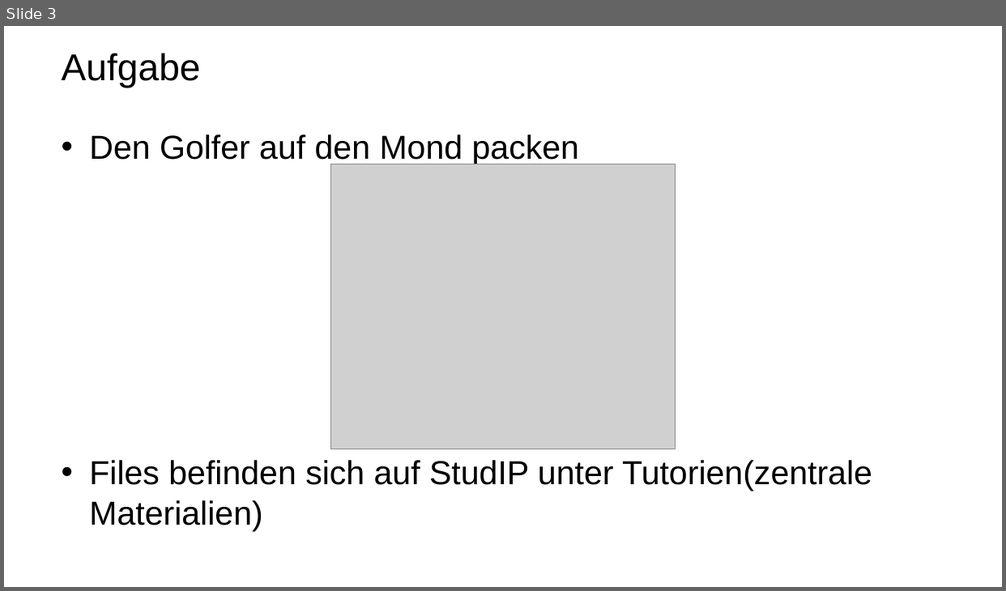
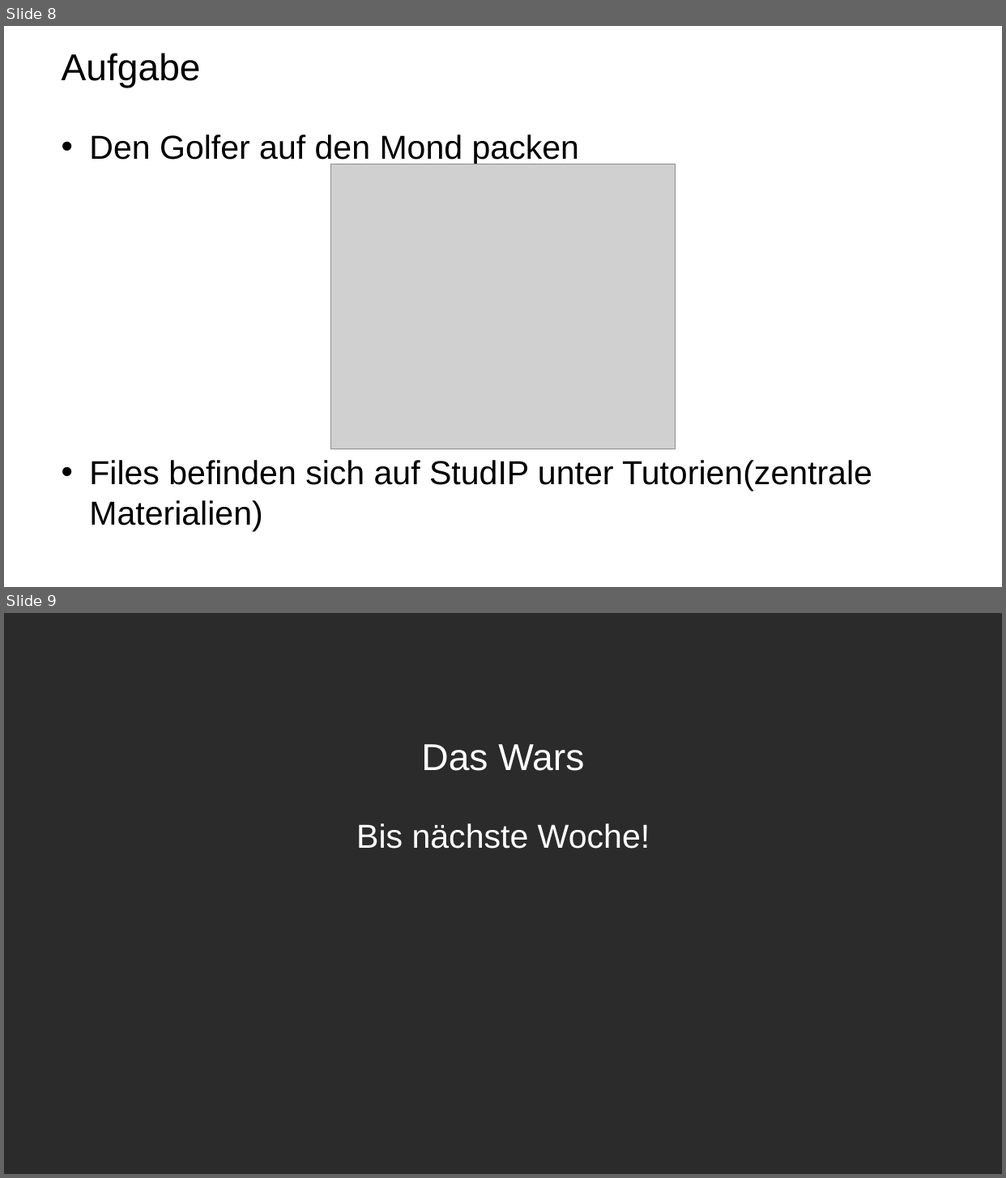
Before and after one commit to leolion3/University_Stuff, a slide deck: Medieninformatik 1/temp/MI1-8--12.12.2019.pptx. Shown one above the other, each under a label of ours: slide 3 before the commit, slides 8 and 9 after it. The pictures are 1006x591 and 1006x1178 pixels, drawn with LibreOffice and Linux fonts; fonts in the diff are those of the drawing; grey boxes stand for pictures; background and template pictures are left out; a plain dark background stands for a picture behind light text. Boxes give left, top, right and bottom in pixels: in the first picture for what was removed or moved away, otherwise in the second. Text is boxed around its words. In the diff, an @@ line names an element or a change of style, - is before the commit and + after.

```diff
--- a/Medieninformatik 1/temp/MI1-8--12.12.2019.pptx
+++ b/Medieninformatik 1/temp/MI1-8--12.12.2019.pptx
@@ slide 9 added at (4, 613, 1002, 1174), background picture (left out) @@
@@ title added at (421, 744, 584, 771), 36 pt, text #FFFFFF @@
+Das Wars
@@ subtitle added at (356, 824, 650, 849), 32 pt, text #FFFFFF @@
+Bis nächste Woche!
@@ what was slide 3 is now slide 8 @@
```
Also in this commit, not shown: 1 slide changed, 1 other slide added, 1 slide removed, 1 other file.
